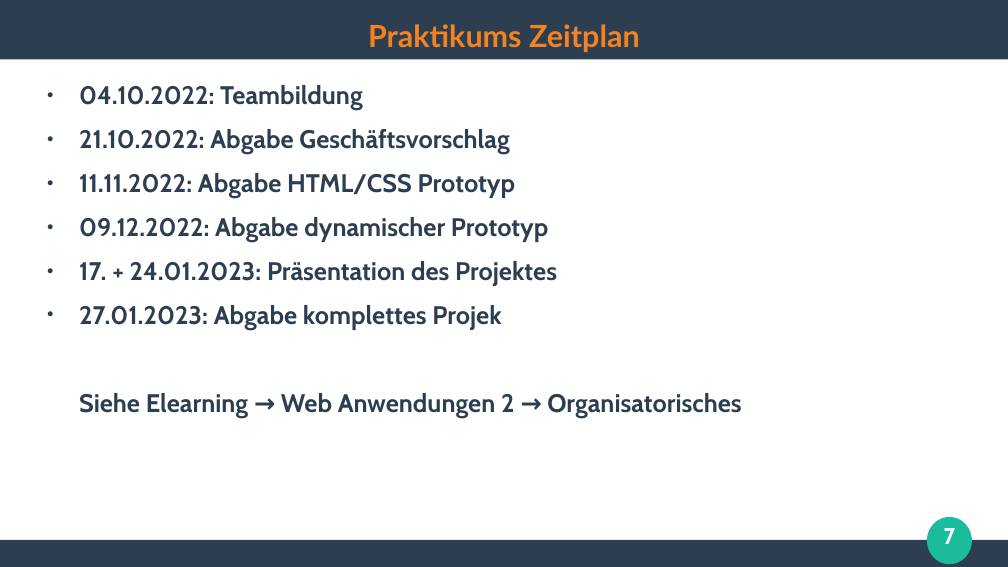
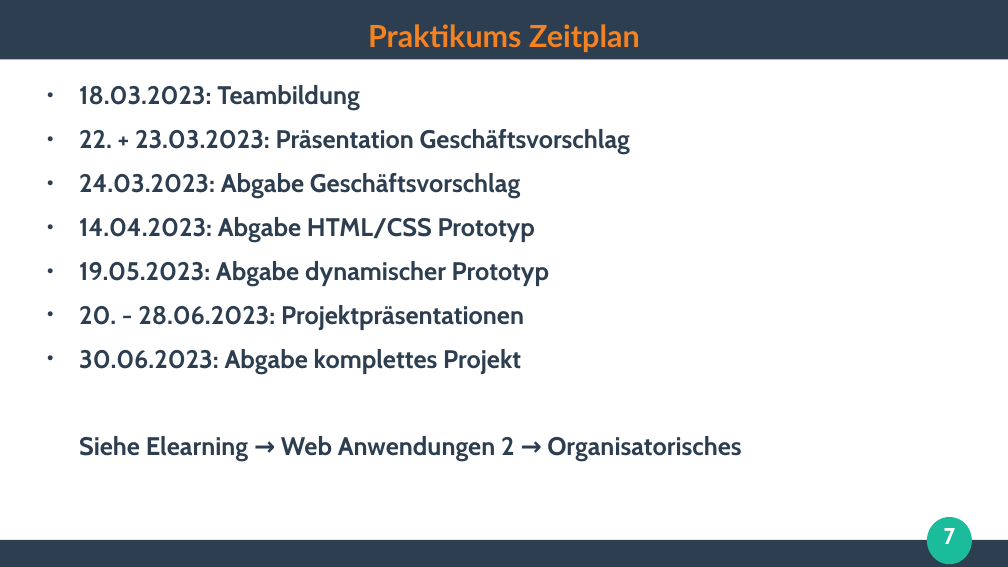
Before and after one commit to ghandmann/HS-AlbSig-WebAnwendungen2, a slide deck: slide 7 of Kapitel/00_Begruessung.odp. Drawn at 1008x567 pixels with LibreOffice and Linux fonts; fonts in the diff are those of the drawing. Boxes give left, top, right and bottom in pixels: in the first picture for what was removed or moved away, otherwise in the second. Text is boxed around its words. In the diff, an @@ line names an element or a change of style, - is before the commit and + after.

```diff
--- a/Kapitel/00_Begruessung.odp
+++ b/Kapitel/00_Begruessung.odp
@@ text at [79,85,630,374]: text changed @@
-● 04.10.2022: Teambildung
-● 21.10.2022: Abgabe Geschäftsvorschlag
-● 11.11.2022: Abgabe HTML/CSS Prototyp
-● 09.12.2022: Abgabe dynamischer Prototyp
-● 17. + 24.01.2023: Präsentation des Projektes
-● 27.01.2023: Abgabe komplettes Projek
+● 18.03.2023: Teambildung
+● 22. + 23.03.2023: Präsentation Geschäftsvorschlag
+● 24.03.2023: Abgabe Geschäftsvorschlag
+● 14.04.2023: Abgabe HTML/CSS Prototyp
+● 19.05.2023: Abgabe dynamischer Prototyp
+● 20. - 28.06.2023: Projektpräsentationen
+● 30.06.2023: Abgabe komplettes Projekt
```
Also in this commit, not shown: 1 other slide changed, 9 other files.
